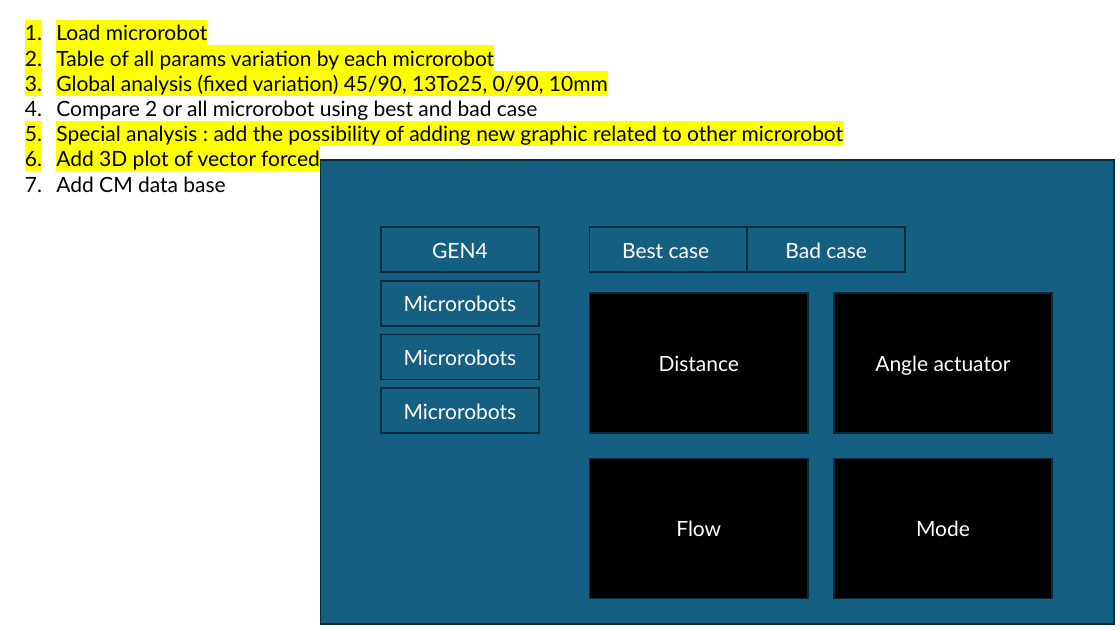
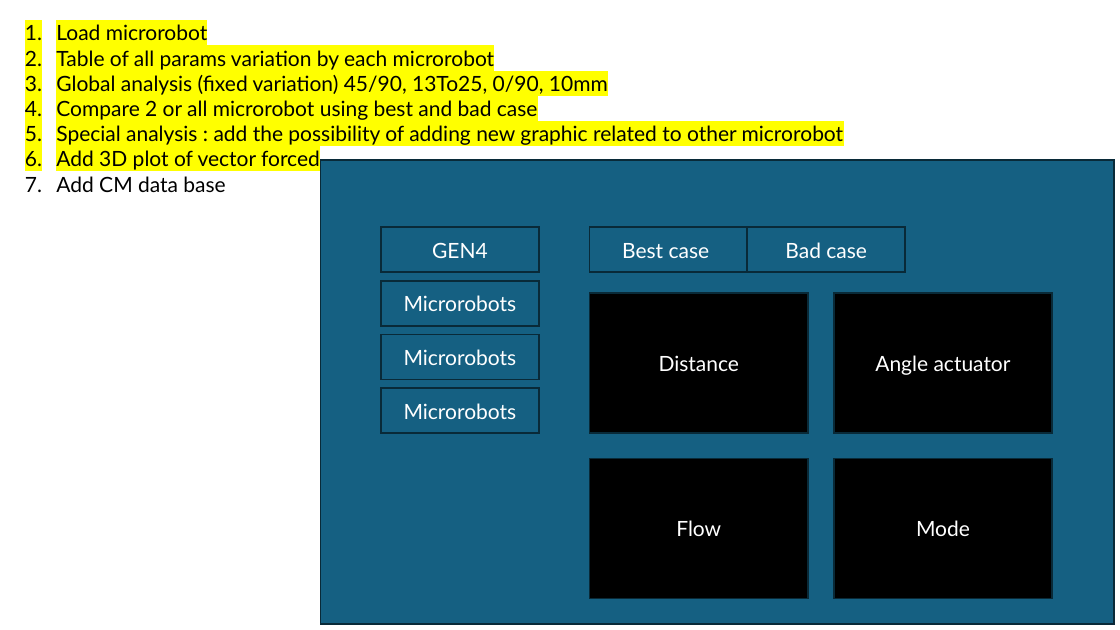
Before and after one commit to Ahmed-Chah/Dashboard, a slide deck: slide 1 of Nouveau dossier/Présentation1.pptx. Drawn at 1120x630 pixels with LibreOffice and Linux fonts; fonts in the diff are those of the drawing. Boxes give left, top, right and bottom in pixels: in the first picture for what was removed or moved away, otherwise in the second. Text is boxed around its words. In the diff, an @@ line names an element or a change of style, - is before the commit and + after.

```diff
--- a/Nouveau dossier/Présentation1.pptx
+++ b/Nouveau dossier/Présentation1.pptx
@@ text at (x1=56, y1=100, x2=538, y2=120): highlight none to #FFFF00 in "Compare 2 or all microrobot using best ..." @@
```
Also in this commit, not shown: 2 other files.
